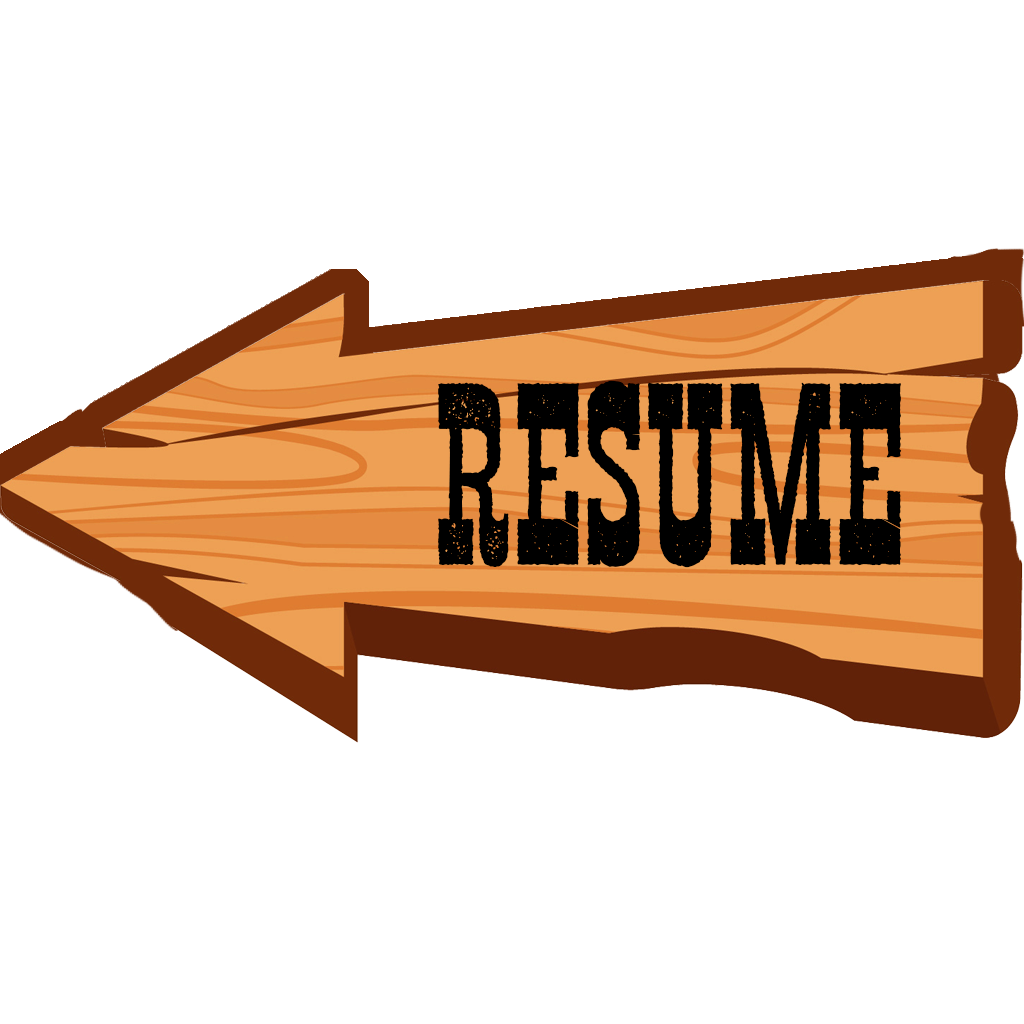
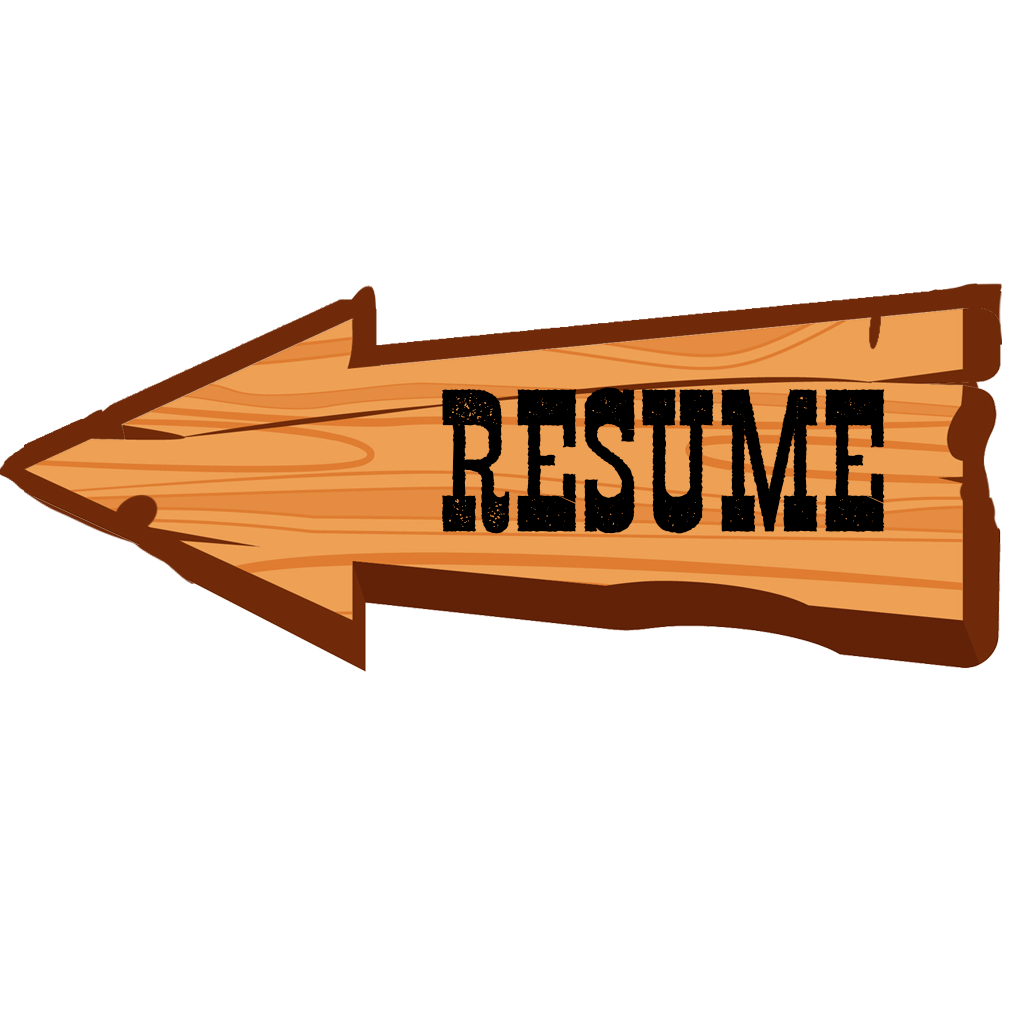
Two versions of the same layered image (1024 × 1024). Layer-by-layer changes:
painted on "Resume" over <box>438,380,902,568</box>
painted on "Layer 1" over <box>0,280,1023,743</box>
painted on "Layer 2" over <box>0,248,1024,631</box>
